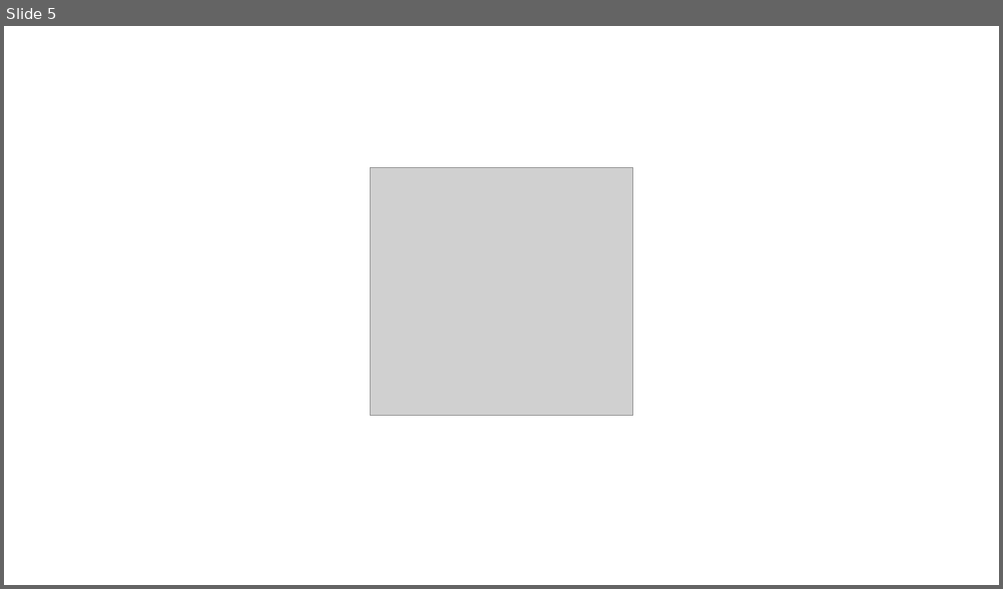
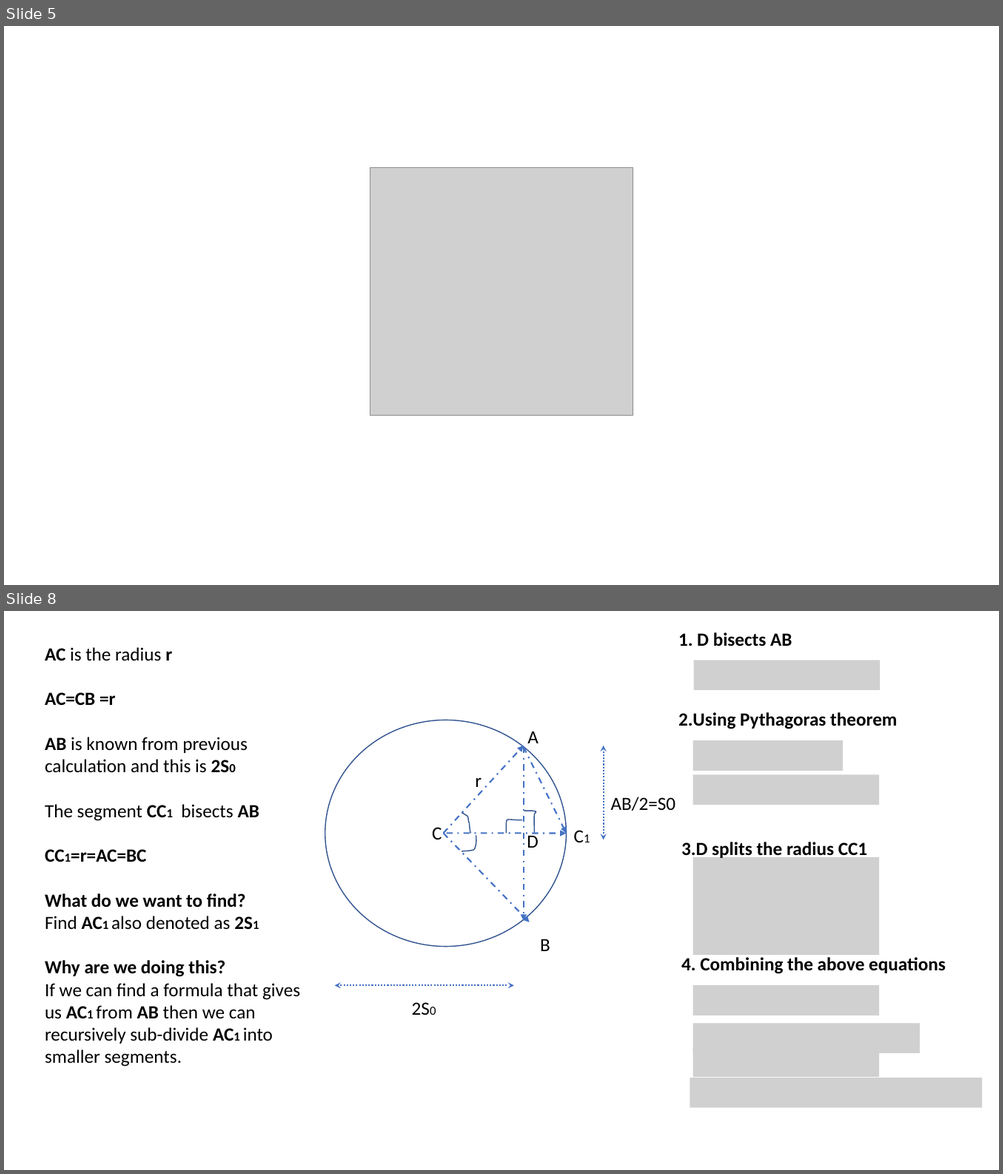
Before and after one commit to sdg002/sdg002.github.io, a slide deck: pie-geometrical-method/docs/CalculatePie.pptx. Shown one above the other, each under a label of ours: slide 5 before the commit, slides 5 and 8 after it; the slides between them are not shown. The pictures are 1003x589 and 1003x1174 pixels, drawn with LibreOffice and Linux fonts; fonts in the diff are those of the drawing; grey boxes stand for pictures. Boxes give left, top, right and bottom in pixels: in the first picture for what was removed or moved away, otherwise in the second. Text is boxed around its words. In the diff, an @@ line names an element or a change of style, - is before the commit and + after.

```diff
--- a/pie-geometrical-method/docs/CalculatePie.pptx
+++ b/pie-geometrical-method/docs/CalculatePie.pptx
@@ slide 8 added at bbox=[4, 611, 999, 1170], background #FFFFFF @@
@@ text added at bbox=[678, 632, 791, 646], 18 pt, text #000000, bold @@
+1. D bisects AB
@@ text added at bbox=[45, 647, 300, 1067], 18 pt, text #000000 @@
+AC is the radius r
+AC=CB =r
+AB is known from previous calculation and this is 2S0
+The segment CC1 bisects AB
+CC1=r=AC=BC
+What do we want to find?
+Find AC1 also denoted as 2S1
+Why are we doing this?
+If we can find a formula that gives us AC1 from AB then we can recursively sub-divide AC1 into smaller segments.
@@ picture added at bbox=[694, 661, 880, 690] @@
@@ ellipse added at bbox=[325, 720, 566, 947], outline #325491 1 pt @@
@@ text added at bbox=[678, 712, 896, 729], 18 pt, text #000000, bold @@
+2.Using Pythagoras theorem
@@ text added at bbox=[527, 731, 538, 743], 18 pt, text #000000 @@
+A
@@ picture added at bbox=[693, 741, 842, 771] @@
@@ arrow added from (444, 833) to (523, 745), #4472C4 1.5 pt dashed @@
@@ arrow added from (523, 748) to (523, 920), #4472C4 1.5 pt dashed @@
@@ arrow added from (523, 748) to (566, 833), #4472C4 1.5 pt dashed @@
@@ double arrow added from (603, 745) to (603, 840), #4472C4 1.5 pt dashed @@
@@ text added at bbox=[475, 777, 481, 792], 18 pt, text #000000 @@
+r
@@ picture added at bbox=[693, 775, 879, 805] @@
@@ text added at bbox=[611, 797, 676, 811], 18 pt, text #000000 @@
+AB/2=S0
@@ text added at bbox=[432, 827, 441, 840], 18 pt, text #000000 @@
+C
@@ freeform shape added at bbox=[461, 812, 470, 833], outline #325491 1 pt @@
@@ freeform shape added at bbox=[506, 820, 522, 833], outline #325491 1 pt @@
@@ freeform shape added at bbox=[524, 811, 536, 832], outline #325491 1 pt @@
@@ text added at bbox=[566, 820, 615, 851], 18 pt, text #000000 @@
+C1
@@ arrow added from (444, 833) to (529, 923), #4472C4 1.5 pt dashed @@
@@ arrow added from (447, 833) to (566, 833), #4472C4 1.5 pt dashed @@
@@ freeform shape added at bbox=[461, 835, 476, 851], outline #325491 1 pt @@
@@ text added at bbox=[526, 833, 538, 848], 18 pt, text #000000 @@
+D
@@ text added at bbox=[681, 842, 867, 860], 18 pt, text #000000, bold @@
+3.D splits the radius CC1
@@ picture added at bbox=[693, 857, 879, 955] @@
@@ text added at bbox=[540, 939, 550, 951], 18 pt, text #000000 @@
+B
@@ text added at bbox=[681, 957, 945, 974], 18 pt, text #000000, bold @@
+4. Combining the above equations
@@ double arrow added from (335, 985) to (514, 985), #4472C4 1.5 pt dashed @@
@@ picture added at bbox=[693, 985, 879, 1015] @@
@@ text added at bbox=[404, 993, 476, 1023], 18 pt, text #000000 @@
+2S0
@@ picture added at bbox=[693, 1024, 919, 1054] @@
@@ picture added at bbox=[693, 1048, 879, 1077] @@
@@ picture added at bbox=[690, 1078, 982, 1108] @@
```
Also in this commit, not shown: 3 other slides added, 6 other files.
